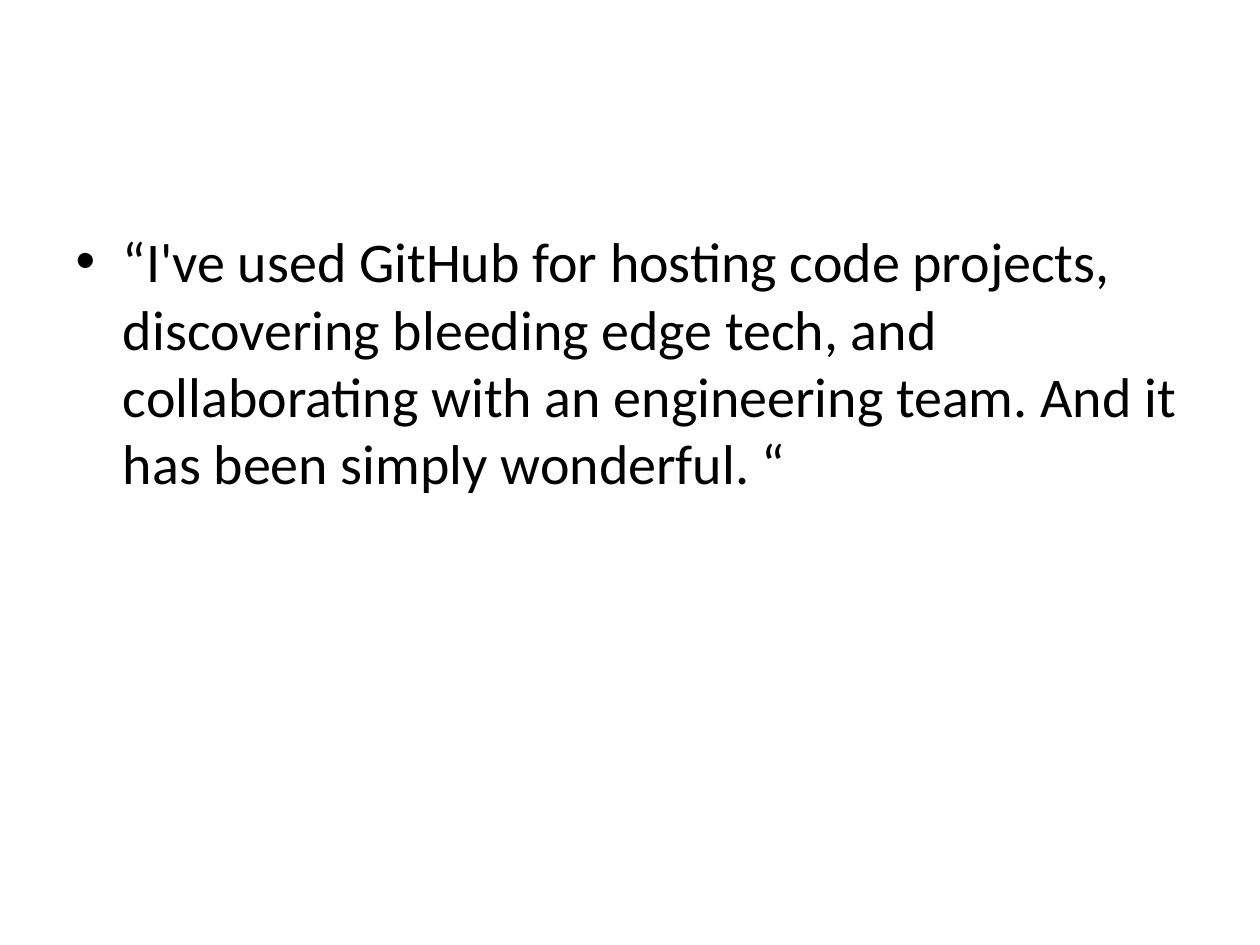
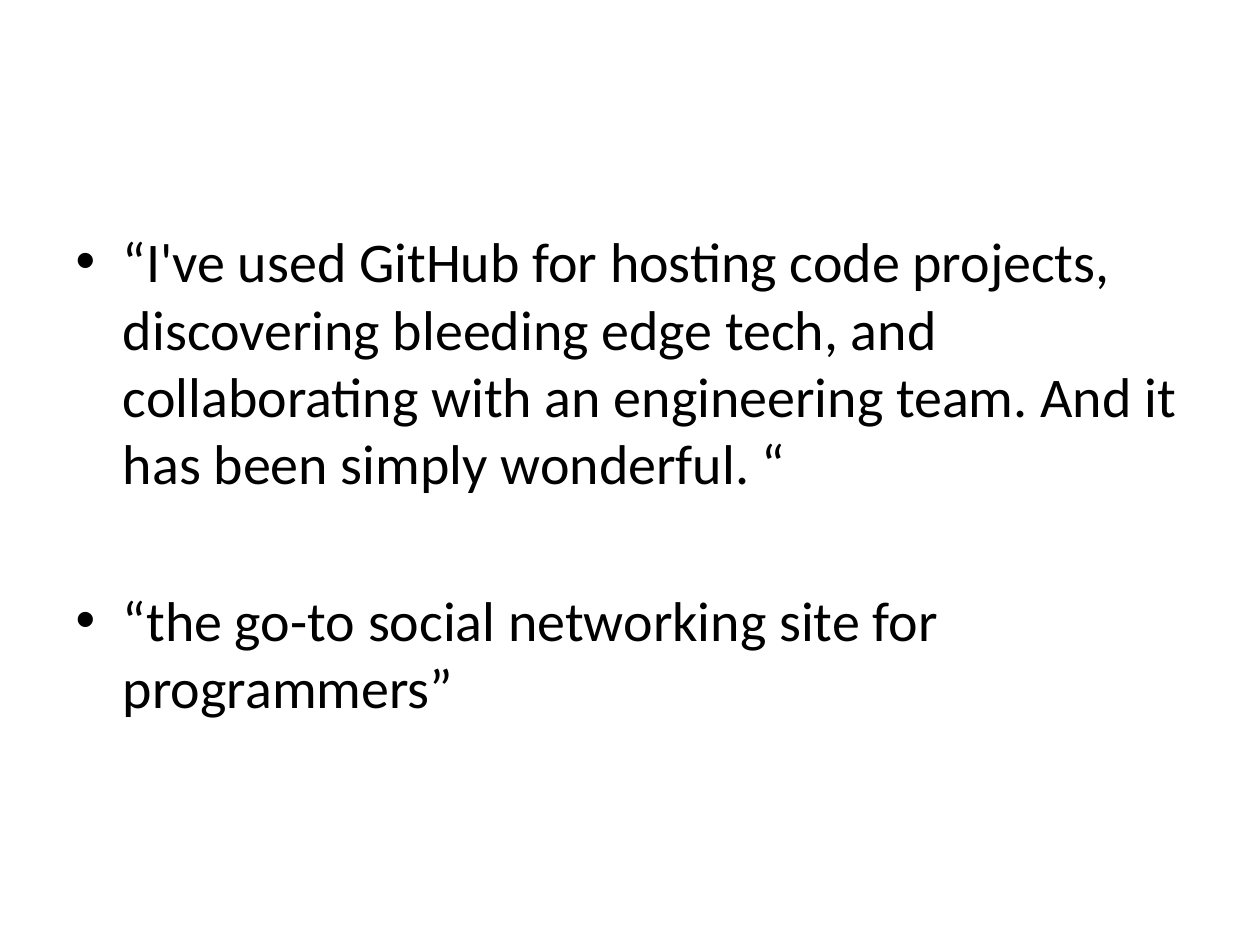
Before and after one commit to krzysztofkaluzny/codeweek, a slide deck: slide 2 of GitHub - Talk .pptx. Drawn at 1260x945 pixels with LibreOffice and Linux fonts; fonts in the diff are those of the drawing. Boxes give left, top, right and bottom in pixels: in the first picture for what was removed or moved away, otherwise in the second. Text is boxed around its words. In the diff, an @@ line names an element or a change of style, - is before the commit and + after.

```diff
--- a/GitHub - Talk .pptx
+++ b/GitHub - Talk .pptx
@@ text at (x1=123, y1=600, x2=938, y2=718): paragraph added @@
+• “the go-to social networking site for programmers”
```
Also in this commit, not shown: 3 other slides changed, 1 slide added.
